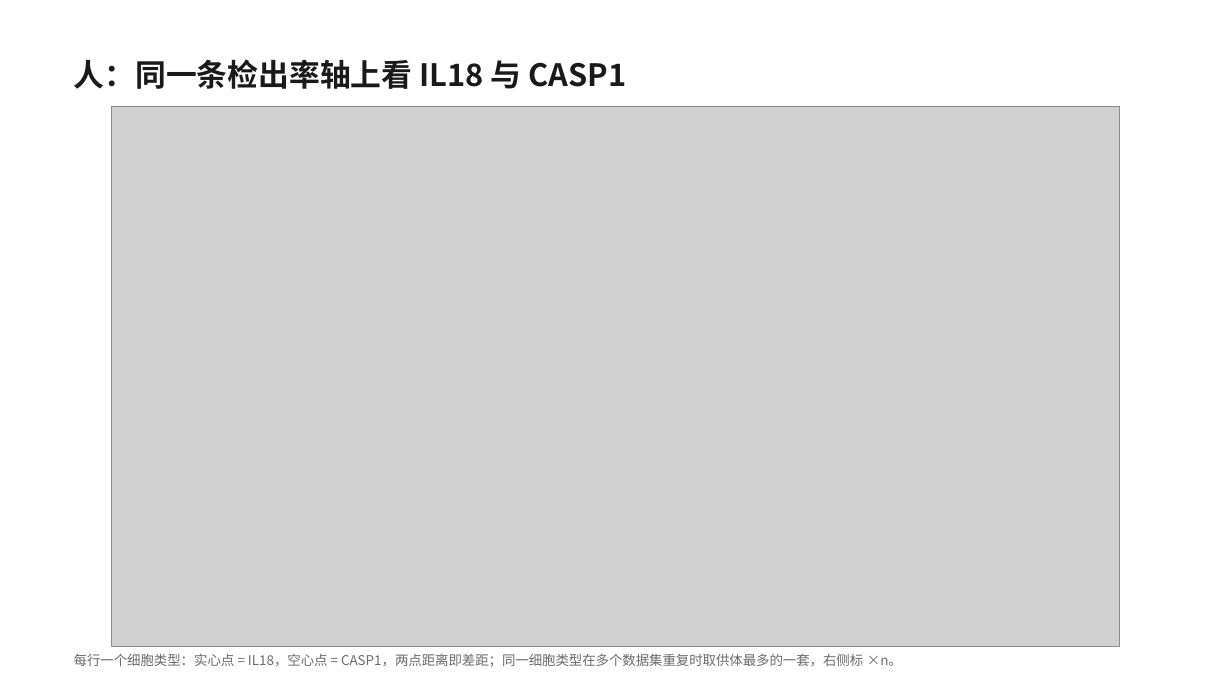
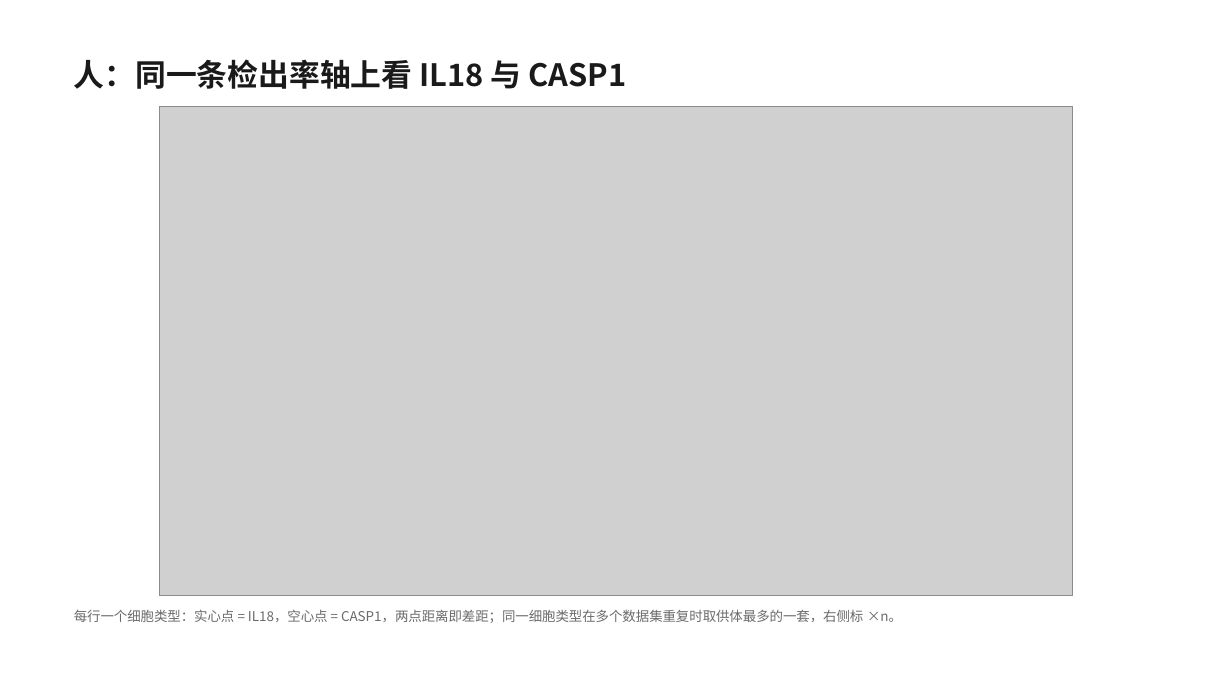
Before and after one commit to 7c96bzczcj-prog/aaa, a slide deck: slide 2 of il18_casp5organ/IL18_CASP_五器官筛选.pptx. Drawn at 1232x693 pixels with LibreOffice and Linux fonts; fonts in the diff are those of the drawing; grey boxes stand for pictures. Boxes give left, top, right and bottom in pixels: in the first picture for what was removed or moved away, otherwise in the second. Text is boxed around its words. In the diff, an @@ line names an element or a change of style, - is before the commit and + after.

```diff
--- a/il18_casp5organ/IL18_CASP_五器官筛选.pptx
+++ b/il18_casp5organ/IL18_CASP_五器官筛选.pptx
@@ picture: place and size @@
-picture at bbox=[112, 106, 1120, 647]
+picture at bbox=[159, 106, 1072, 596]
@@ text "每行一个细胞类型：实心点 = IL18，空心点 = CASP1，两点距离即差距；同一细胞类型在多个数据集重复时取供体最多 ...": place and size @@
-text "每行一个细胞类型：实心点 = IL18，空心点 = CASP1，两点距离即差距；同一细胞类型在多个数据集重复时取供体最多 ..." at bbox=[74, 653, 902, 667]
+text "每行一个细胞类型：实心点 = IL18，空心点 = CASP1，两点距离即差距；同一细胞类型在多个数据集重复时取供体最多 ..." at bbox=[74, 609, 902, 623]
@@ text "每行一个细胞类型：实心点 = IL18，空心点 = CASP1，两点距离即差距；同一细胞类型在多个数据集重复时取供体最多 ..." at bbox=[74, 609, 902, 623]: line spacing 1 to 1.2; vertical alignment middle to top @@
```
Also in this commit, not shown: 3 other slides changed, 8 slides added, 15 other files.
